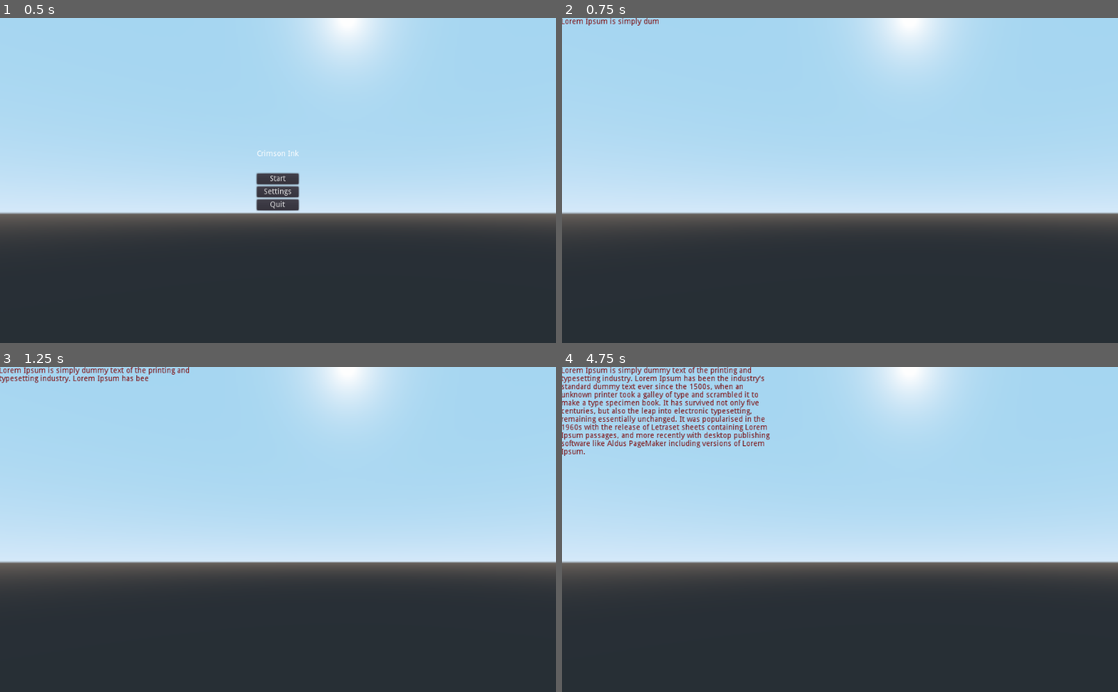
Above: before the commit, frames 1-4 (two rows, left to right).
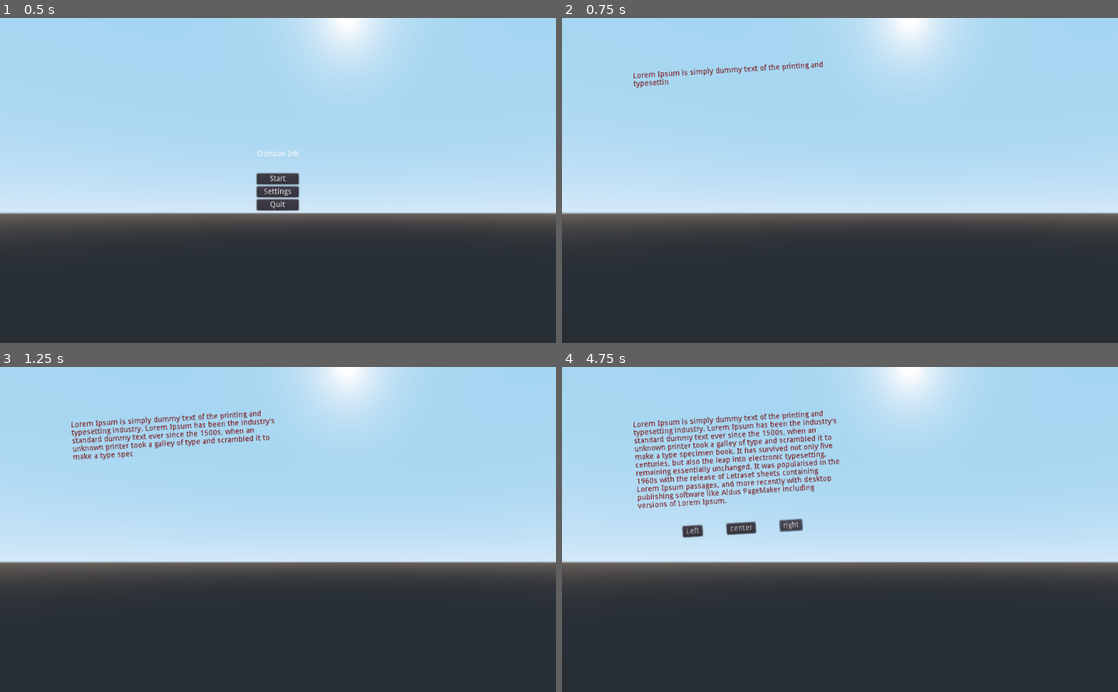
Above: after the commit, the same moments.

Repository: OttoHartvich/BookGame
Game: Godot game, scene res://Menu/Menu.tscn
Same seed, same stepped clock (60 frames per second), same inputs: the game is played once before the commit and once after it.
Inputs (mouse positions are in pixels of both pictures, inside the frame that each line leads up to):
- Up to frame 1 (0.5 s): no input
- Up to frame 2 (0.75 s): click "Start" at 0.5 s
- Up to frame 3 (1.25 s): no input
- Up to frame 4 (4.75 s): click (695, 532) at 2.75 s, where only the run after the commit has a clickable "Left"; click (739, 529) at 3.5 s, where only the run after the commit has a clickable "center"; click (789, 526) at 4.25 s, where only the run after the commit has a clickable "right"

Frame 1 is identical in both runs. In frame 2, 0.6% of the frame differs, in the area x 0-47%, y 0-22%; in frame 3, 2.1%; in frame 4, 7.1%, in the area x 0-50%, y 0-53%.

Commit message:
appearing buttons

Diff:
--- /dev/null
+++ b/Godot/TextGenerator/Decisions.gd
@@ -0,0 +1,10 @@
+extends HBoxContainer
+
+export(NodePath) onready var text_render = get_node(text_render) as RichTextLabel
+
+func _process(_delta):
+	if text_render.percent_visible == 1 and !self.is_visible_in_tree():
+		self.show()
+	if text_render.percent_visible != 1 and self.is_visible_in_tree():
+		self.hide()
+	pass
--- a/Godot/TextGenerator/TextGenerator.tscn
+++ b/Godot/TextGenerator/TextGenerator.tscn
@@ -1,11 +1,12 @@
-[gd_scene load_steps=2 format=2]
+[gd_scene load_steps=3 format=2]
 
+[ext_resource path="res://TextGenerator/Decisions.gd" type="Script" id=1]
 [ext_resource path="res://TextGenerator/TextGenerator.gd" type="Script" id=2]
 
 [node name="TextGenerator" type="Node2D"]
 script = ExtResource( 2 )
-text_speed = 0.004
-text_render = NodePath("Interface/MarginContainer/TextRender")
+text_speed = 0.01
+text_render = NodePath("Interface/MarginContainer/VBoxContainer/TextRender")
 
 [node name="Spatial" type="Spatial" parent="."]
 
@@ -21,16 +22,28 @@
 [node name="Camera" type="Camera" parent="Spatial/ViewportContainer/Viewport"]
 
 [node name="Interface" type="Node2D" parent="."]
+rotation = -0.0593412
 z_index = 1
 
 [node name="MarginContainer" type="MarginContainer" parent="Interface"]
-margin_right = 400.0
-margin_bottom = 195.0
+margin_left = 116.388
+margin_top = 98.0752
+margin_right = 516.388
+margin_bottom = 313.075
 custom_constants/margin_right = 10
+custom_constants/margin_top = 10
+custom_constants/margin_left = 10
+custom_constants/margin_bottom = 10
 
-[node name="TextRender" type="RichTextLabel" parent="Interface/MarginContainer"]
+[node name="VBoxContainer" type="VBoxContainer" parent="Interface/MarginContainer"]
+margin_left = 10.0
+margin_top = 10.0
+margin_right = 390.0
+margin_bottom = 229.0
+
+[node name="TextRender" type="RichTextLabel" parent="Interface/MarginContainer/VBoxContainer"]
 modulate = Color( 0.517647, 0, 0, 1 )
-margin_right = 390.0
+margin_right = 380.0
 margin_bottom = 195.0
 meta_underlined = false
 tab_size = 6
@@ -40,3 +53,31 @@
 fit_content_height = true
 scroll_active = false
 deselect_on_focus_loss_enabled = false
+
+[node name="Decisions" type="HBoxContainer" parent="Interface/MarginContainer/VBoxContainer"]
+margin_left = 80.0
+margin_top = 199.0
+margin_right = 300.0
+margin_bottom = 219.0
+size_flags_horizontal = 4
+size_flags_vertical = 0
+custom_constants/separation = 45
+script = ExtResource( 1 )
+text_render = NodePath("../TextRender")
+
+[node name="Path1" type="Button" parent="Interface/MarginContainer/VBoxContainer/Decisions"]
+margin_right = 36.0
+margin_bottom = 20.0
+text = "Left"
+
+[node name="Path2" type="Button" parent="Interface/MarginContainer/VBoxContainer/Decisions"]
+margin_left = 81.0
+margin_right = 134.0
+margin_bottom = 20.0
+text = "center"
+
+[node name="Path3" type="Button" parent="Interface/MarginContainer/VBoxContainer/Decisions"]
+margin_left = 179.0
+margin_right = 220.0
+margin_bottom = 20.0
+text = "right"
